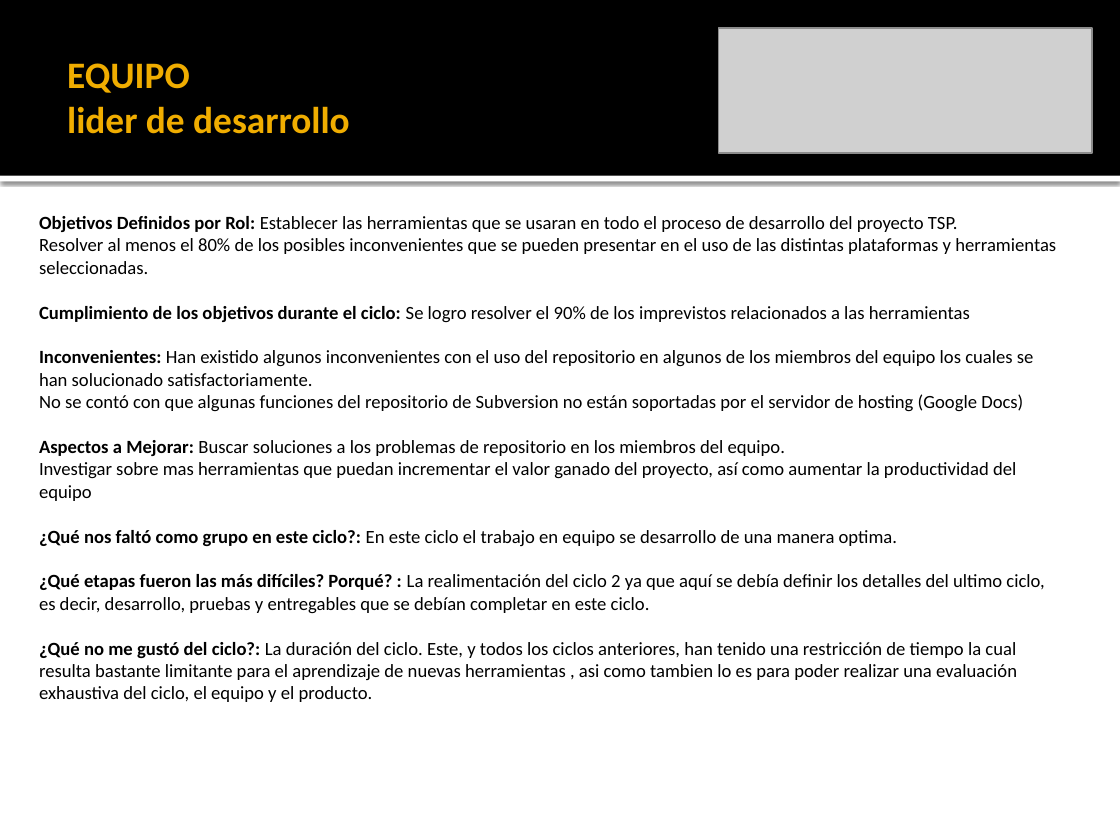
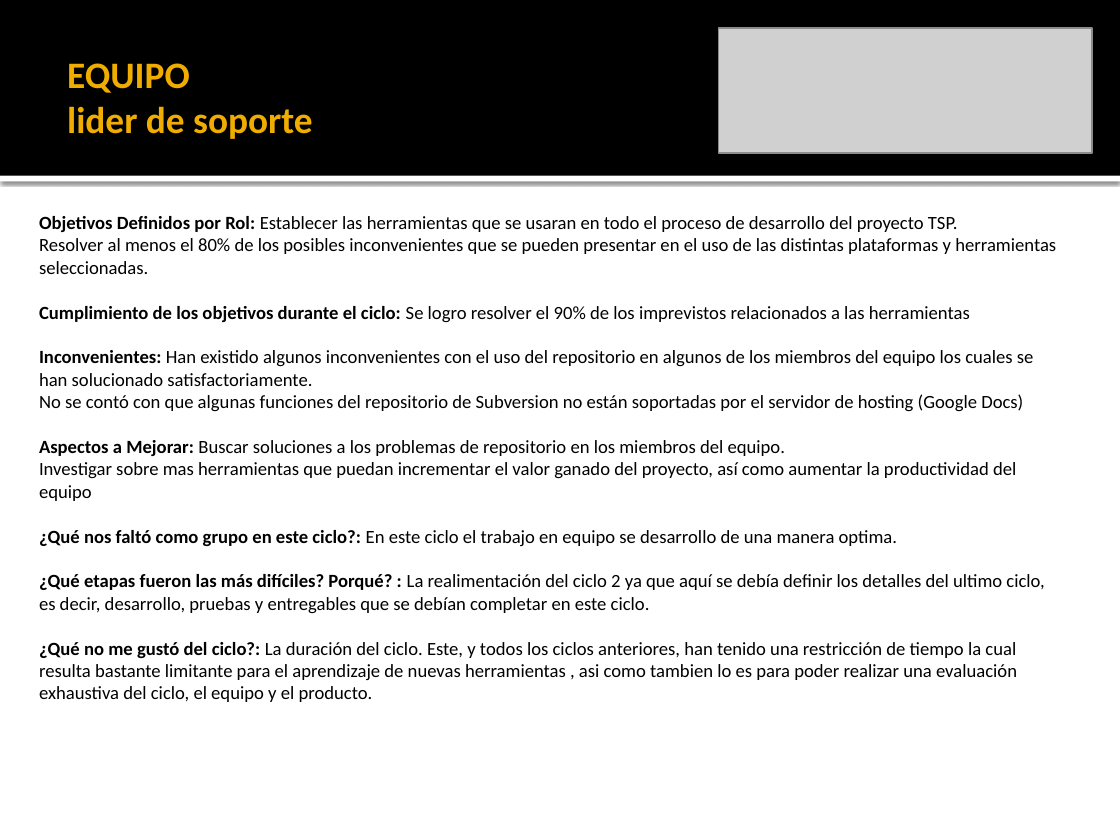
Before and after one commit to leseroth/ingenium-managment, a slide deck: slide 11 of CSOF5101 Ingeniera de Software/TSP/0330PostMortemTSPCiclo3.pptx (slide 10 before the commit). Drawn at 1120x840 pixels with LibreOffice and Linux fonts; fonts in the diff are those of the drawing; grey boxes stand for pictures. Boxes give left, top, right and bottom in pixels: in the first picture for what was removed or moved away, otherwise in the second. Text is boxed around its words. In the diff, an @@ line names an element or a change of style, - is before the commit and + after.

Commit message:
Planeacion y desarrollo

```diff
--- a/CSOF5101 Ingeniera de Software/TSP/0330PostMortemTSPCiclo3.pptx
+++ b/CSOF5101 Ingeniera de Software/TSP/0330PostMortemTSPCiclo3.pptx
@@ title at <box>67,63,313,139</box>: text changed @@
-EQUIPO
-lider de desarrollo
+EQUIPO
+lider de soporte
```
Also in this commit, not shown: 2 other slides changed, 3 slides added.
